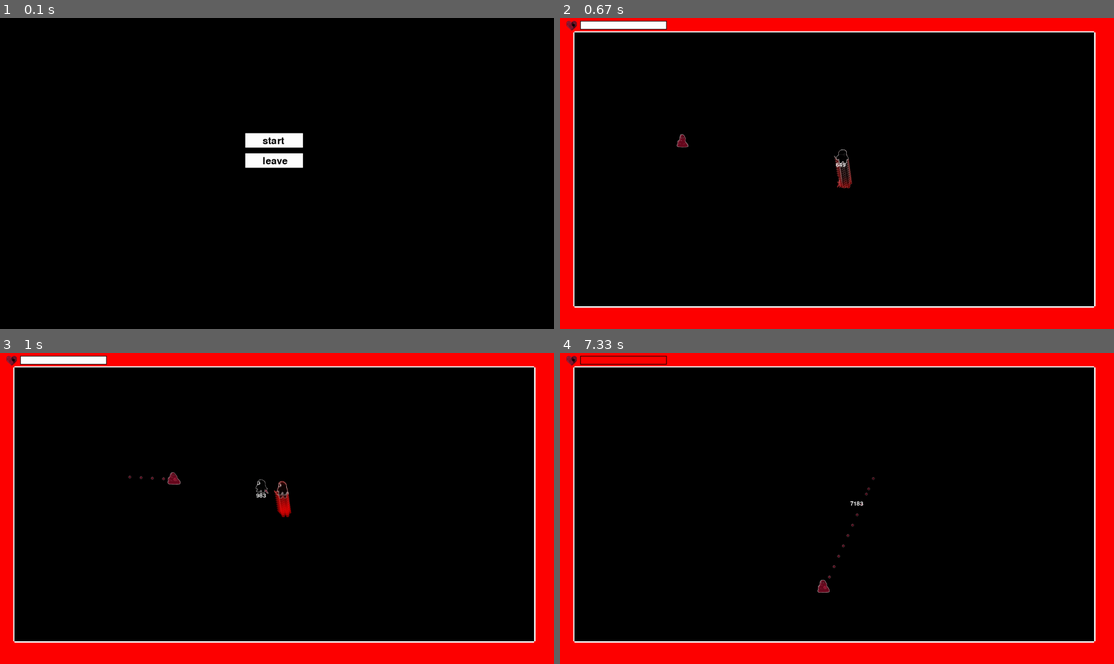
Above: before the commit, frames 1-4 (two rows, left to right).
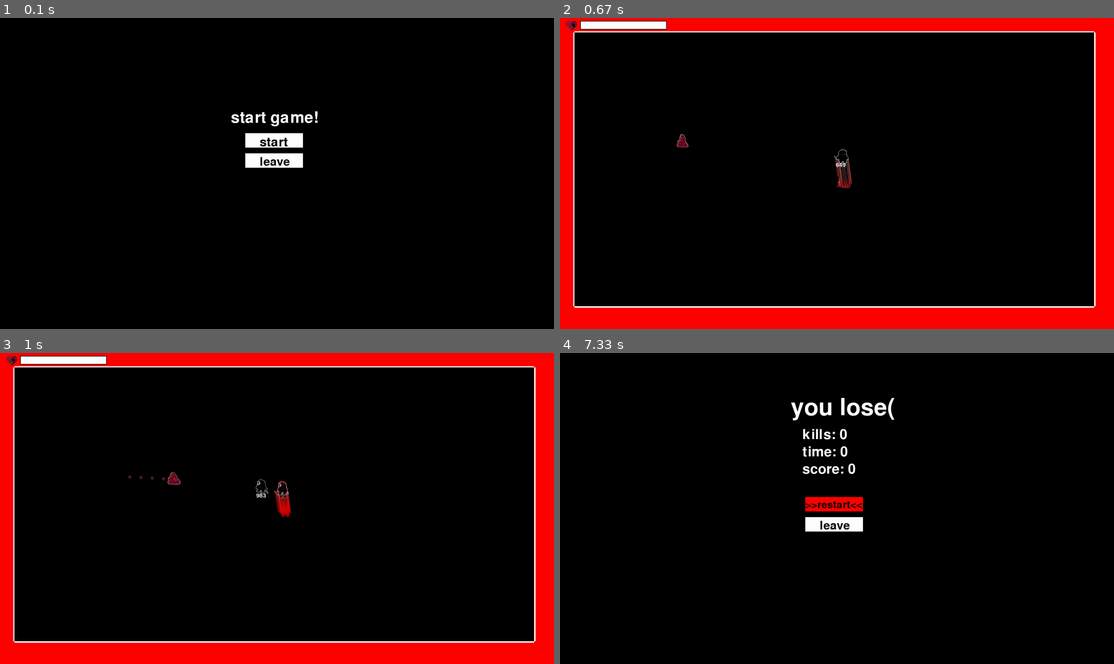
Above: after the commit, the same moments.

Repository: myatnyi/pygame-project
Game: pygame game, started from main.py
Two runs of this game, one before a commit and one after it. Both use one fixed random seed, a clock stepped at 60 frames per second and the inputs below.
Inputs (mouse positions are in pixels of both pictures, inside the frame that each line leads up to):
- Up to frame 1 (0.1 s): no input
- Up to frame 2 (0.67 s): click "start" at 0.38 s
- Up to frame 3 (1 s): hold Left from 0.67 s (still down); move the mouse to (160, 390) at 0.7 s
- Up to frame 4 (7.33 s): release Left at 1.2 s; hold Down 1.23-1.53 s; move the mouse to (709, 511) at 1.27 s; hold Left 1.57-1.97 s; move the mouse to (903, 443) at 1.6 s; hold Up 2-2.37 s; move the mouse to (997, 520) at 2.03 s; hold Right 2.4-3.03 s; move the mouse to (909, 502) at 2.43 s; hold Down 3.07-3.43 s; move the mouse to (737, 611) at 3.1 s; press the mouse at (986, 396) at 3.5 s; move the mouse to (814, 474) at 3.6 s; release the mouse at (637, 548) at 3.73 s; hold Left 3.8-4.27 s; click (643, 436) at 3.88 s; hold Right 4.3-4.77 s; click (742, 492) at 4.38 s; hold Up 4.8-5.1 s; click (781, 471) at 4.88 s; hold Right 5.13-5.6 s; click (1041, 499) at 5.22 s; move the mouse to (986, 396) at 5.63 s; press the mouse at (986, 396) at 5.67 s; move the mouse to (842, 486) at 5.77 s; release the mouse at (704, 576) at 5.9 s; hold Left 5.97-6.5 s; click (837, 449) at 6.05 s; hold Down 6.53-6.83 s; click (1014, 598) at 6.62 s; hold Left 6.87-7.27 s; click (837, 505) at 6.95 s

The runs differ from the first frame. In frame 1, 0.5% of the frame differs, in the area x 41-58%, y 29-48%; in frame 2, nothing differs; in frame 3, nothing differs; in frame 4, 20%, in the area x 0-100%, y 0-100%.

Commit message:
финальное окно (с отображением результатов) попытка поставить шрифты не увенчалась успехом

Diff:
--- a/UI.py
+++ b/UI.py
@@ -2,13 +2,13 @@
 from Player import *
 
 class Heart(pygame.sprite.Sprite):
-    def __init__(self, player):
+    def __init__(self, player, x, y):
         super().__init__()
         self.heart = pygame.sprite.Sprite()
         self.heart.image = pygame.image.load(os.path.join('data', 'heart.png'))
         self.heart.rect = self.heart.image.get_rect()
-        self.heart.rect.x = 20
-        self.heart.rect.y = 7
+        self.heart.rect.x = x
+        self.heart.rect.y = y
         hearts = pygame.sprite.Group()
         self.player = player
         screen.blit(self.heart.image, self.heart.rect)
--- a/main.py
+++ b/main.py
@@ -12,19 +12,19 @@
 clock = pygame.time.Clock()
 DEBUG = True
 
-
 class MenuSM(Enum):
     MENU = 0
     START = 1
     RULES = 2
     LEAVE = 3
+    FINAL = 4
 
 
 STATE = MenuSM.MENU
 
 
 class Button:
-    def __init__(self, width, height, x, y, message, state):
+    def __init__(self, width, height, x, y, message, state, size_text):
         self.width = width
         self.height = height
         self.inactive_color = 'white'
@@ -34,6 +34,7 @@
         self.message = message
         self.state = state
         self.screen = screen
+        self.size_text = size_text
 
     def draw(self):
         global STATE
@@ -41,20 +42,26 @@
         rect = pygame.draw.rect(self.screen, self.inactive_color, (self.x, self.y, self.width, self.height))
         if rect.collidepoint(pos):
             rect = pygame.draw.rect(self.screen, self.active_color, (self.x, self.y, self.width, self.height))
+            print_text(f'>>{self.message}<<', self.x, self.y + 10, 'black', self.size_text)
+        else:
+            print_text(self.message, self.x + 50, self.y + 10, 'black', self.size_text)
         if pygame.mouse.get_pressed()[0] == 1 and rect.collidepoint(pos):
             STATE = self.state
-        print_text(self.message, self.x + 60, self.y + 10)
 
 
-def print_text(text, x, y):
-    font = pygame.font.Font(None, 50)
-    need_text = font.render(text, True, pygame.Color('black'))
+
+
+def print_text(text, x, y, color, size):
+    font = pygame.font.Font(None, size)
+    pygame.font.Font('cool_font.ttf', 36)
+    need_text = font.render(text, True, pygame.Color(color))
     screen.blit(need_text, (x, y))
 
 
 def start_screen():
-    start_game_btn = Button(200, 50, 850, 400, 'start', MenuSM.START)
-    leave_game_btn = Button(200, 50, 850, 470, 'leave', MenuSM.LEAVE)
+    start_game_btn = Button(200, 50, 850, 400, 'start', MenuSM.START, 65)
+    leave_game_btn = Button(200, 50, 850, 470, 'leave', MenuSM.LEAVE, 60)
+    print_text('start game!', 800, 320, 'white', 80)
     while True:
         for event in pygame.event.get():
             if event.type == pygame.QUIT:
@@ -72,7 +79,36 @@
         clock.tick(FPS)
 
 
+KILLS = 0
+TIME = 0
+SCORE = 0
+def final_screen():
+    screen.fill('black')
+    restart_game_btn = Button(200, 50, 850, 500, 'restart', MenuSM.START, 53)
+    leave_game_btn = Button(200, 50, 850, 570, 'leave', MenuSM.LEAVE, 60)
+    print_text('you lose(', 800, 150, 'white', 120)
+    print_text(f'kills: {KILLS}', 840, 260, 'white', 70)
+    print_text(f'time: {TIME}', 840, 320, 'white', 70)
+    print_text(f'score: {SCORE}', 840, 380, 'white', 70)
+    while True:
+        for event in pygame.event.get():
+            if event.type == pygame.QUIT:
+                terminate()
+            elif event.type == pygame.KEYDOWN or \
+                    event.type == pygame.MOUSEBUTTONDOWN:
+                return
+
+        if STATE != MenuSM.FINAL:
+            return
+
+        restart_game_btn.draw()
+        leave_game_btn.draw()
+        pygame.display.flip()
+        clock.tick(FPS)
+
+
 def game():
+    global STATE
     all_sprites = pygame.sprite.Group()
     font = pygame.font.Font(None, 30)
     enemies = pygame.sprite.Group()
@@ -89,9 +125,13 @@
         screen.fill('red')
         level.draw_border(level.read_file()[0])
         all_sprites.update()
-        Heart(player)
+        Heart(player, 20, 7)
 
         if STATE != MenuSM.START:
+            return
+
+        if player.hp <= 0:
+            STATE = MenuSM.FINAL
             return
 
         if DEBUG:
@@ -101,7 +141,7 @@
             intro_rect.x = player.rect.x + player.rect.width // 2 - intro_rect.width // 2
             screen.blit(string_rendered, intro_rect)
         all_sprites.draw(screen)
-        Heart(player).draw_hp_line()
+        Heart(player, 20, 7).draw_hp_line()
         pygame.display.flip()
         clock.tick(FPS)
 
@@ -120,3 +160,5 @@
                 game()
             case MenuSM.LEAVE:
                 terminate()
+            case MenuSM.FINAL:
+                final_screen()
Binary file added: cool_font.ttf
